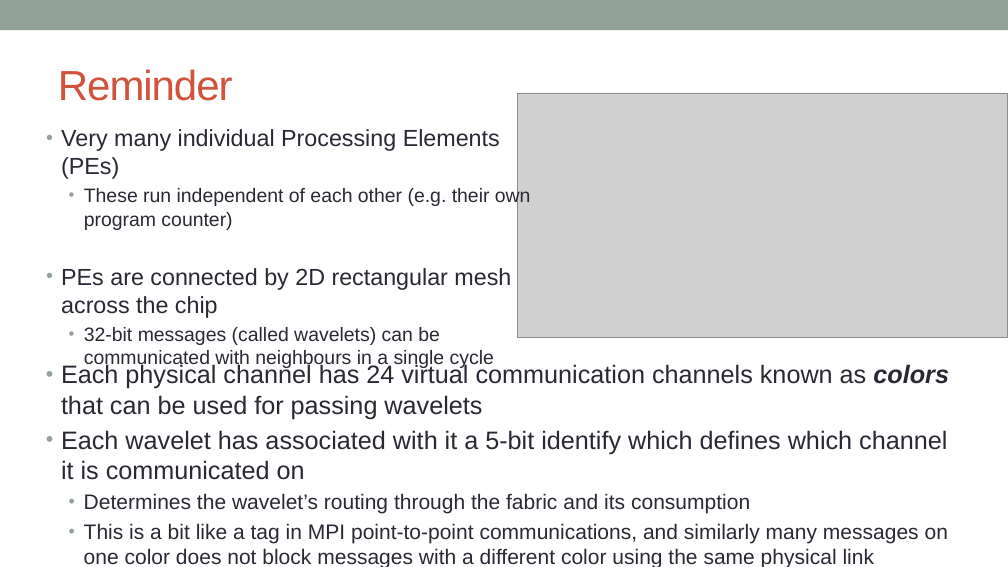
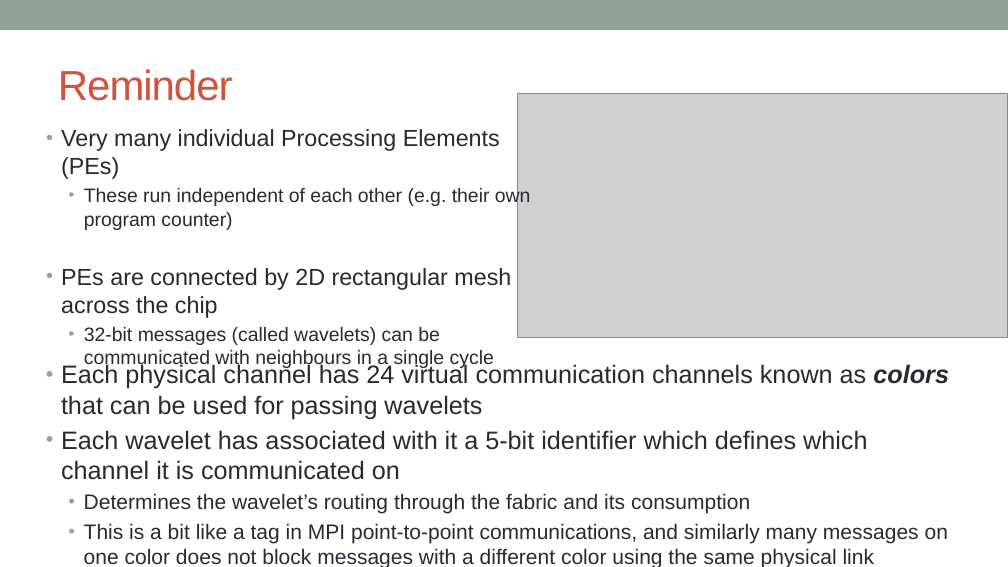
Before and after one commit to EPCCed/cs2-sdk-training, a slide deck: slide 3 of lectures/powerpoints/SDK-walkthrough-part-two.pptx. Drawn at 1008x567 pixels with LibreOffice and Linux fonts; fonts in the diff are those of the drawing; grey boxes stand for pictures. Boxes give left, top, right and bottom in pixels: in the first picture for what was removed or moved away, otherwise in the second. Text is boxed around its words. In the diff, an @@ line names an element or a change of style, - is before the commit and + after.

```diff
--- a/lectures/powerpoints/SDK-walkthrough-part-two.pptx
+++ b/lectures/powerpoints/SDK-walkthrough-part-two.pptx
@@ text at bbox=[61, 430, 867, 480]: text changed @@
-• Each wavelet has associated with it a 5-bit identify which defines which channel it is communicated on
+• Each wavelet has associated with it a 5-bit identifier which defines which channel it is communicated on
```
Also in this commit, not shown: 2 other slides changed, 1 other file.
